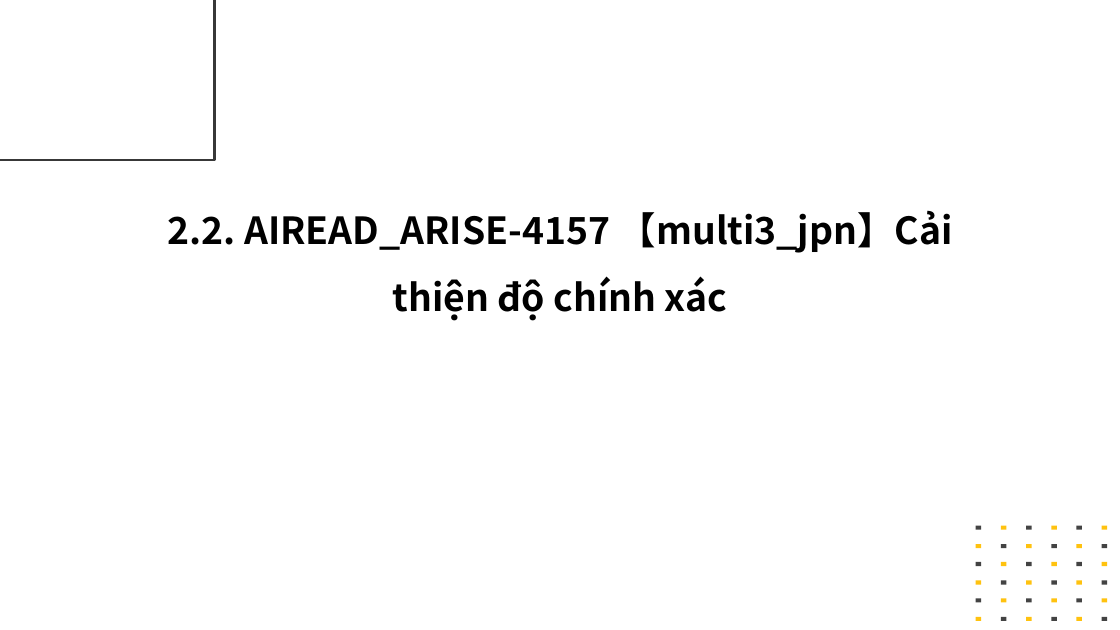
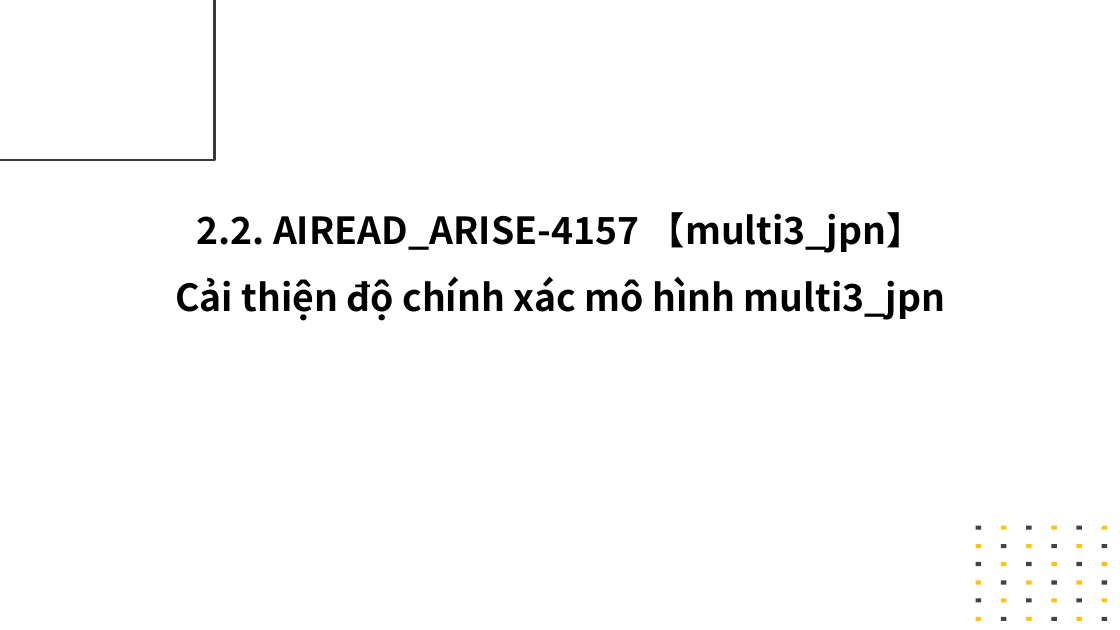
Before and after one commit to anhnvVNU/slide_maker, a slide deck: slide 11 of output/final_presentation.pptx (slide 8 before the commit). Drawn at 1120x630 pixels with LibreOffice and Linux fonts; fonts in the diff are those of the drawing. Boxes give left, top, right and bottom in pixels: in the first picture for what was removed or moved away, otherwise in the second. Text is boxed around its words. In the diff, an @@ line names an element or a change of style, - is before the commit and + after.

```diff
--- a/output/final_presentation.pptx
+++ b/output/final_presentation.pptx
@@ text at bbox=[175, 212, 945, 321]: text changed @@
-2.2. AIREAD_ARISE-4157 【multi3_jpn】Cải thiện độ chính xác
+2.2. AIREAD_ARISE-4157 【multi3_jpn】
+Cải thiện độ chính xác mô hình multi3_jpn
```
Also in this commit, not shown: 7 other slides changed, 15 slides added, 20 other files.
